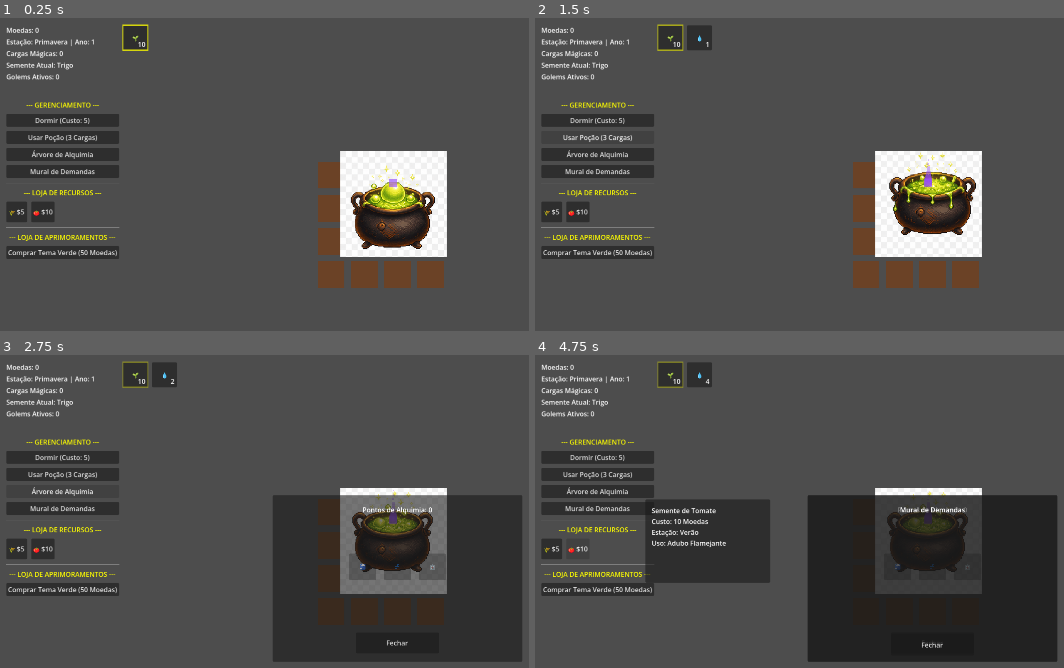
Above: before the commit, frames 1-4 (two rows, left to right).
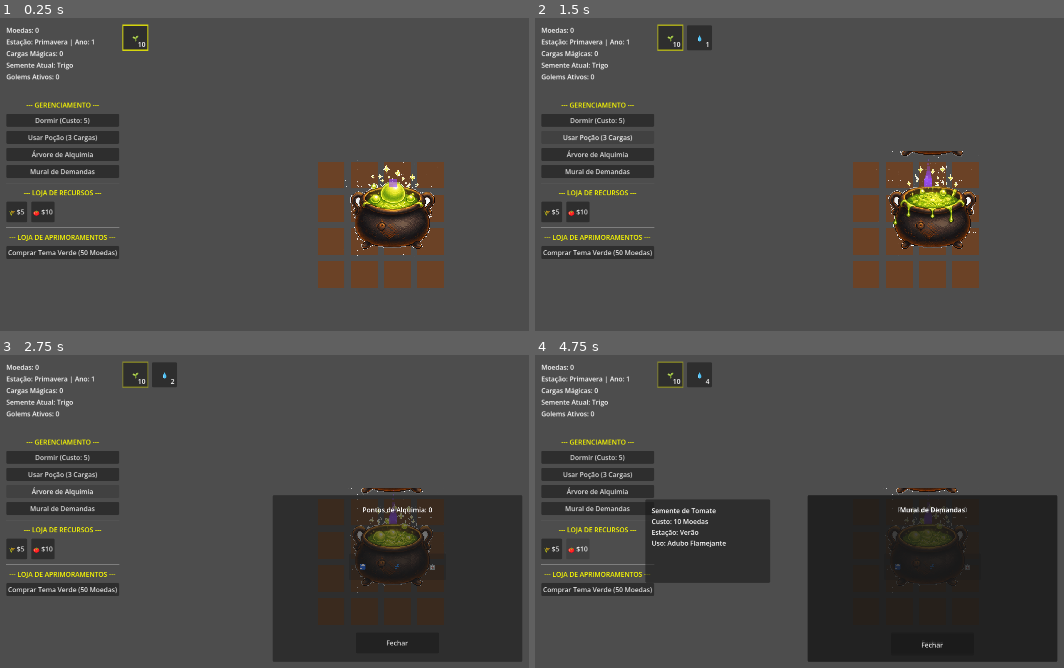
Above: after the commit, the same moments.

Repository: LeandroSatsuki/Cauldron-Crops
Game: Godot game, scene res://Scenes/Main.tscn
Two runs of this game, one before a commit and one after it. Both use one fixed random seed, a clock stepped at 60 frames per second and the inputs below.
Inputs:
- Up to frame 1 (0.25 s): no input
- Up to frame 2 (1.5 s): click "Dormir (Custo: 5)" at 0.5 s; click "Usar Poção (3 Cargas)" at 1.25 s
- Up to frame 3 (2.75 s): click "Árvore de Alquimia" at 2 s
- Up to frame 4 (4.75 s): click "Mural de Demandas" at 2.75 s; click "🌾 $5" at 3.5 s; click "🍅 $10" at 4.25 s

The runs differ from the first frame. In frame 1, 4.1% of the frame differs, in the area x 64-85%, y 42-77%; in frame 2, 6.2%; in frame 3, 5.3%; in frame 4, 3.9%.

Commit message:
correcao de colisoes, estabilizacao de animacao e remocao de fundo no caldeirao

Diff:
--- a/Scenes/Cauldron.tscn
+++ b/Scenes/Cauldron.tscn
@@ -23,19 +23,19 @@
 
 [sub_resource type="AtlasTexture" id="AtlasTexture_v4"]
 atlas = ExtResource("4_verde")
-region = Rect2(0, 256, 256, 256)
+region = Rect2(0, 223, 256, 256)
 
 [sub_resource type="AtlasTexture" id="AtlasTexture_v5"]
 atlas = ExtResource("4_verde")
-region = Rect2(256, 256, 256, 256)
+region = Rect2(256, 223, 256, 256)
 
 [sub_resource type="AtlasTexture" id="AtlasTexture_v6"]
 atlas = ExtResource("4_verde")
-region = Rect2(512, 256, 256, 256)
+region = Rect2(512, 223, 256, 256)
 
 [sub_resource type="AtlasTexture" id="AtlasTexture_v7"]
 atlas = ExtResource("4_verde")
-region = Rect2(768, 256, 256, 256)
+region = Rect2(768, 223, 256, 256)
 
 [sub_resource type="AtlasTexture" id="AtlasTexture_r0"]
 atlas = ExtResource("3_roxo")
@@ -55,19 +55,19 @@
 
 [sub_resource type="AtlasTexture" id="AtlasTexture_r4"]
 atlas = ExtResource("3_roxo")
-region = Rect2(0, 256, 256, 256)
+region = Rect2(0, 223, 256, 256)
 
 [sub_resource type="AtlasTexture" id="AtlasTexture_r5"]
 atlas = ExtResource("3_roxo")
-region = Rect2(256, 256, 256, 256)
+region = Rect2(256, 223, 256, 256)
 
 [sub_resource type="AtlasTexture" id="AtlasTexture_r6"]
 atlas = ExtResource("3_roxo")
-region = Rect2(512, 256, 256, 256)
+region = Rect2(512, 223, 256, 256)
 
 [sub_resource type="AtlasTexture" id="AtlasTexture_r7"]
 atlas = ExtResource("3_roxo")
-region = Rect2(768, 256, 256, 256)
+region = Rect2(768, 223, 256, 256)
 
 [sub_resource type="Curve" id="Curve_smoke"]
 _data = [Vector2(0, 1), 0.0, 0.0, 0, 0, Vector2(1, 0), 0.0, 0.0, 0, 0]
@@ -149,6 +149,7 @@
 
 [node name="Area2D" type="Area2D" parent="."]
 position = Vector2(950, 450)
+input_pickable = true
 
 [node name="CollisionShape2D" type="CollisionShape2D" parent="Area2D"]
 shape = SubResource("CircleShape2D_cauldron")
--- a/Scripts/Cauldron.gd
+++ b/Scripts/Cauldron.gd
@@ -13,6 +13,7 @@
 func _ready() -> void:
 	if misturar_button:
 		misturar_button.pressed.connect(_on_misturar_button_pressed)
+	$Area2D.input_pickable = true
 	$Area2D.input_event.connect(_on_area_2d_input_event)
 	$BrewTimer.timeout.connect(_on_brew_timer_timeout)
 
@@ -22,6 +23,7 @@
 
 func _on_area_2d_input_event(_viewport: Node, event: InputEvent, _shape_idx: int) -> void:
 	if event is InputEventMouseButton and event.button_index == MOUSE_BUTTON_LEFT and event.pressed:
+		print("Caldeirão clicado")
 		if estado_atual == "IDLE":
 			popup_ui.visible = true
 			if resultado_label:
Binary file changed: Assets/caldeirao_roxo.png
Not shown, added: Assets/caldeirao_roxo.png.import
Binary file changed: Assets/caldeirao_verde.png
Not shown, added: Assets/caldeirao_verde.png.import
